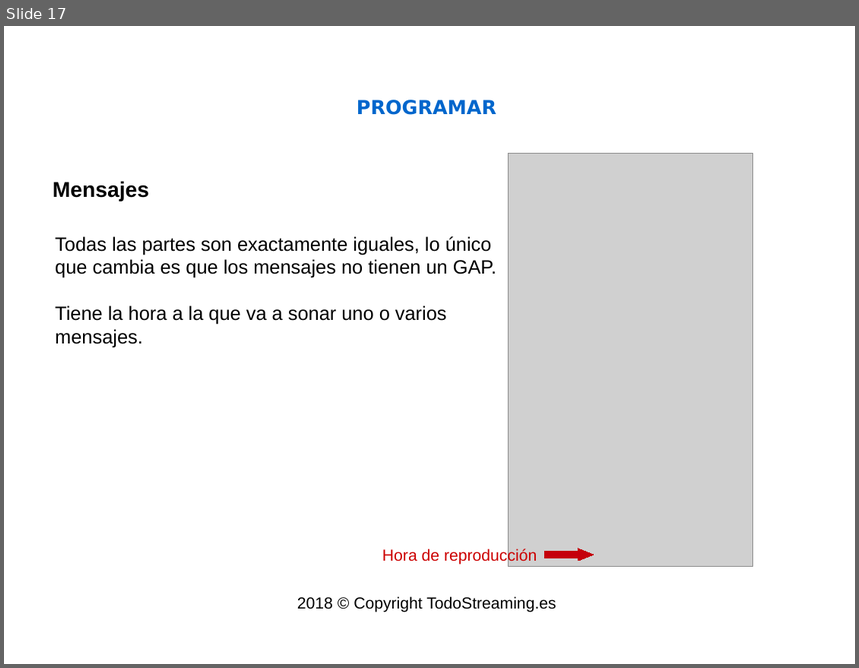
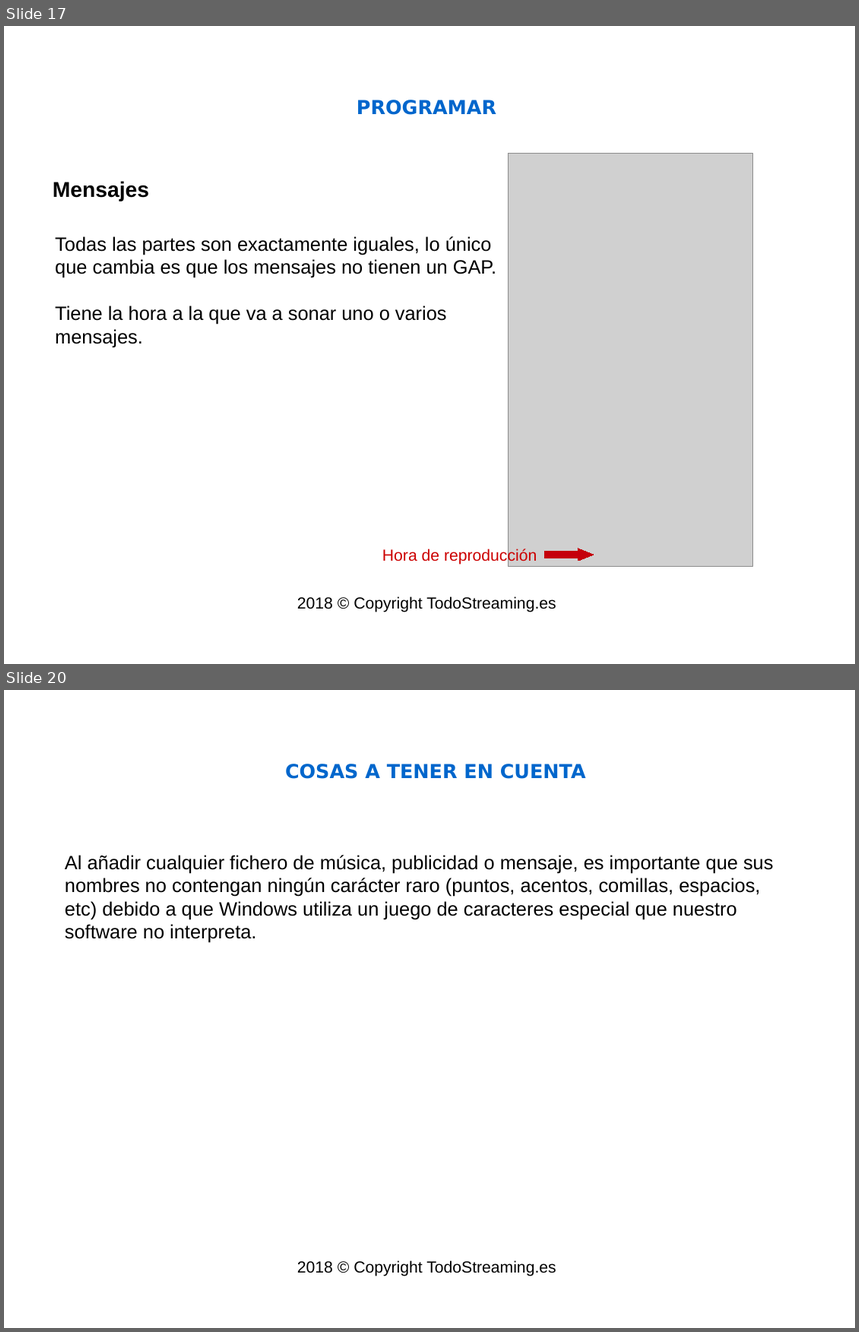
Before and after one commit to isaacml/instore, a slide deck: docs/Manual Administrador.odp. Shown one above the other, each under a label of ours: slide 17 before the commit, slides 17 and 20 after it; the slides between them are not shown. The pictures are 859x668 and 859x1332 pixels, drawn with LibreOffice and Linux fonts; fonts in the diff are those of the drawing; grey boxes stand for pictures; background and template pictures are left out. Boxes give left, top, right and bottom in pixels: in the first picture for what was removed or moved away, otherwise in the second. Text is boxed around its words. In the diff, an @@ line names an element or a change of style, - is before the commit and + after.

```diff
--- a/docs/Manual Administrador.odp
+++ b/docs/Manual Administrador.odp
@@ slide 20 added at box(4, 690, 855, 1328), background picture (left out) @@
@@ title added at box(285, 764, 586, 779), 18 pt, text #0066CC, bold @@
+COSAS A TENER EN CUENTA
@@ text added at box(65, 855, 773, 943), 18 pt, text #000000 @@
+Al añadir cualquier fichero de música, publicidad o mensaje, es importante que sus nombres no contengan ningún carácter raro (puntos, acentos, comillas, espacios, etc) debido a que Windows utiliza un juego de caracteres especial que nuestro software no interpreta.
@@ text added at box(297, 1261, 556, 1277), 15 pt, text #000000 @@
+2018 © Copyright TodoStreaming.es
```
Also in this commit, not shown: 3 slides changed, 2 other slides added, 1 slide removed, 11 other files.
